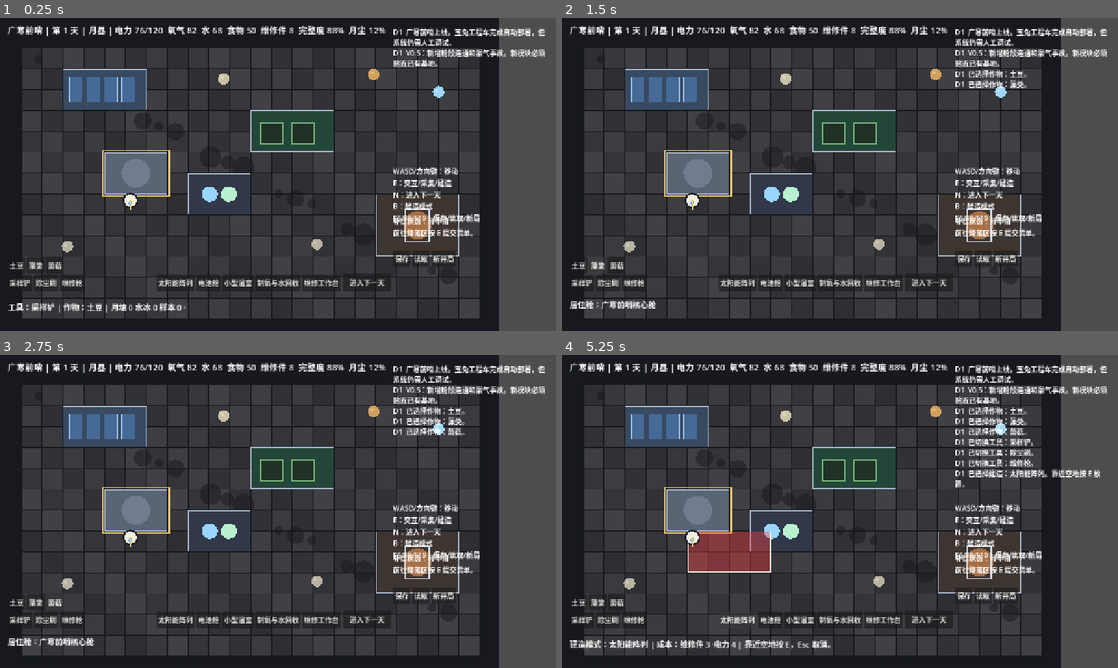
Above: before the commit, frames 1-4 (two rows, left to right).
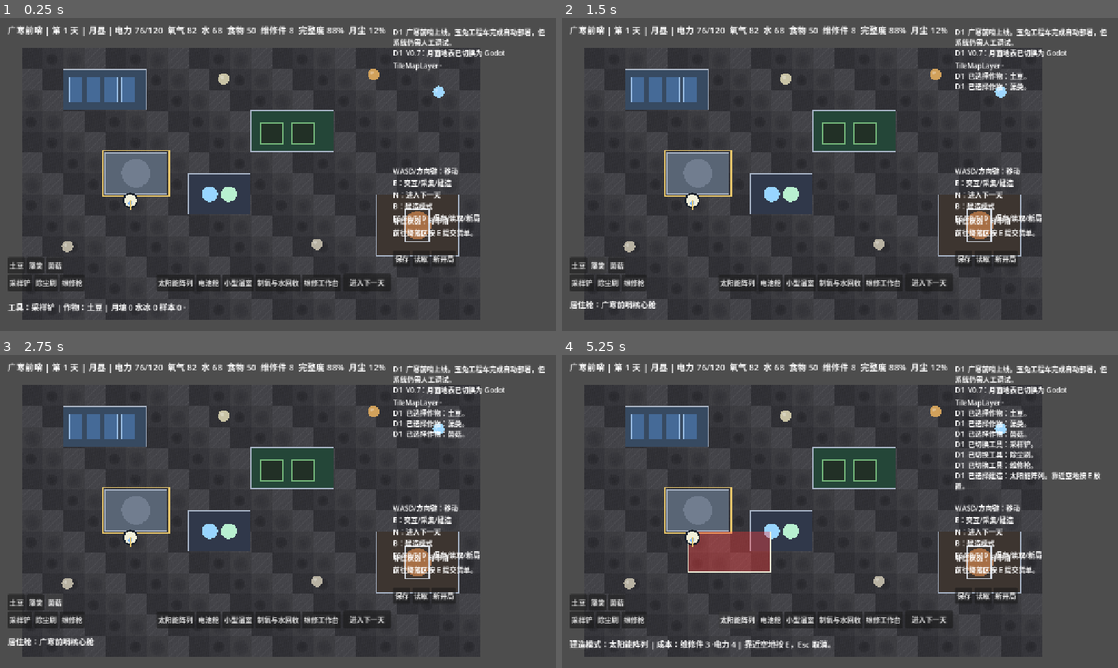
Above: after the commit, the same moments.

Repository: chinnseii/guanghan-outpost
Game: Godot game, scene res://scenes/main.tscn
The game is run twice, just before and just after one commit, with the same random seed, the same clock (stepped at 60 frames per second) and the same inputs.
Inputs:
- Up to frame 1 (0.25 s): no input
- Up to frame 2 (1.5 s): click "土豆" at 0.5 s; click "藻类" at 1.25 s
- Up to frame 3 (2.75 s): click "菌菇" at 2 s
- Up to frame 4 (5.25 s): click "采样铲" at 2.75 s; click "除尘刷" at 3.5 s; click "维修枪" at 4.25 s; click "太阳能阵列" at 5 s

The runs differ from the first frame. In frame 1, 24% of the frame differs, in the area x 0-98%, y 0-100%; in frame 2, 24%; in frame 3, 24%; in frame 4, 25%.

Commit message:
Replace drawn terrain with TileMapLayer

Diff:
--- a/scripts/main.gd
+++ b/scripts/main.gd
@@ -143,13 +143,16 @@
 
 var modules: Array[Dictionary] = []
 var collectables: Array[Dictionary] = []
+var moon_tile_map: TileMapLayer
+var moon_tile_source_id := 0
 
 func _ready() -> void:
 	_setup_input_map()
 	_reset_game_state()
+	_setup_moon_tile_map()
 	_setup_ui()
 	add_log("广寒前哨上线。玉兔工程车完成自动部署，但系统仍需人工调试。")
-	add_log("V0.5：新增舱段连通和漏气事故。新模块必须贴近已有基地。")
+	add_log("V0.7：月面地表已切换为 Godot TileMapLayer。")
 	_update_ui()
 
 func _setup_input_map() -> void:
@@ -255,23 +258,62 @@
 		_advance_day()
 
 func _draw() -> void:
-	_draw_moon_surface()
 	_draw_collectables()
 	_draw_modules()
 	_draw_build_ghost()
 	_draw_player()
 
-func _draw_moon_surface() -> void:
-	draw_rect(Rect2(0, 0, 1150, 720), Color("#17191f"))
+func _setup_moon_tile_map() -> void:
+	if is_instance_valid(moon_tile_map):
+		moon_tile_map.queue_free()
+	moon_tile_map = TileMapLayer.new()
+	moon_tile_map.name = "MoonSurfaceTileMap"
+	moon_tile_map.position = MAP_ORIGIN
+	moon_tile_map.z_index = -20
+	moon_tile_map.tile_set = _create_moon_tile_set()
+	add_child(moon_tile_map)
+	_paint_moon_surface_tiles()
+
+func _create_moon_tile_set() -> TileSet:
+	var tile_set: TileSet = TileSet.new()
+	tile_set.tile_size = Vector2i(TILE, TILE)
+	var image: Image = Image.create(TILE * 4, TILE, false, Image.FORMAT_RGBA8)
+	for tile_x in range(4):
+		for px in range(TILE):
+			for py in range(TILE):
+				var base: float = 0.17 + float(tile_x) * 0.025
+				var grain: float = float((px * 13 + py * 7 + tile_x * 19) % 11) * 0.004
+				var crater: float = _tile_crater_shadow(tile_x, px, py)
+				var shade: float = clamp(base + grain + crater, 0.06, 0.34)
+				image.set_pixel(tile_x * TILE + px, py, Color(shade, shade, shade + 0.018, 1.0))
+	var texture: ImageTexture = ImageTexture.create_from_image(image)
+	var source: TileSetAtlasSource = TileSetAtlasSource.new()
+	source.texture = texture
+	source.texture_region_size = Vector2i(TILE, TILE)
+	for tile_x in range(4):
+		source.create_tile(Vector2i(tile_x, 0))
+	moon_tile_source_id = tile_set.add_source(source)
+	return tile_set
+
+func _tile_crater_shadow(tile_x: int, px: int, py: int) -> float:
+	if tile_x == 0:
+		return 0.0
+	var center := Vector2(18 + tile_x * 3, 23 + tile_x * 2)
+	var dist := Vector2(px, py).distance_to(center)
+	if tile_x == 1 and dist < 13.0:
+		return -0.055 + dist * 0.002
+	if tile_x == 2 and dist < 18.0:
+		return -0.04 + dist * 0.0015
+	if tile_x == 3 and (px + py) % 17 < 2:
+		return 0.035
+	return 0.0
+
+func _paint_moon_surface_tiles() -> void:
+	moon_tile_map.clear()
 	for x in range(MAP_W):
 		for y in range(MAP_H):
-			var p := MAP_ORIGIN + Vector2(x * TILE, y * TILE)
-			var shade := 0.18 + float((x * 17 + y * 11) % 7) * 0.012
-			draw_rect(Rect2(p, Vector2(TILE - 2, TILE - 2)), Color(shade, shade, shade + 0.02))
-	for i in range(18):
-		var cx := 90 + (i * 157) % 980
-		var cy := 95 + (i * 83) % 510
-		draw_circle(Vector2(cx, cy), 10 + (i % 4) * 5, Color(0.08, 0.085, 0.095, 0.45))
+			var atlas_x := int((x * 17 + y * 11) % 4)
+			moon_tile_map.set_cell(Vector2i(x, y), moon_tile_source_id, Vector2i(atlas_x, 0))
 
 func _draw_collectables() -> void:
 	for item: Dictionary in collectables:
Not shown, changed: ITERATION_PLAN.md
Not shown, changed: README.md
